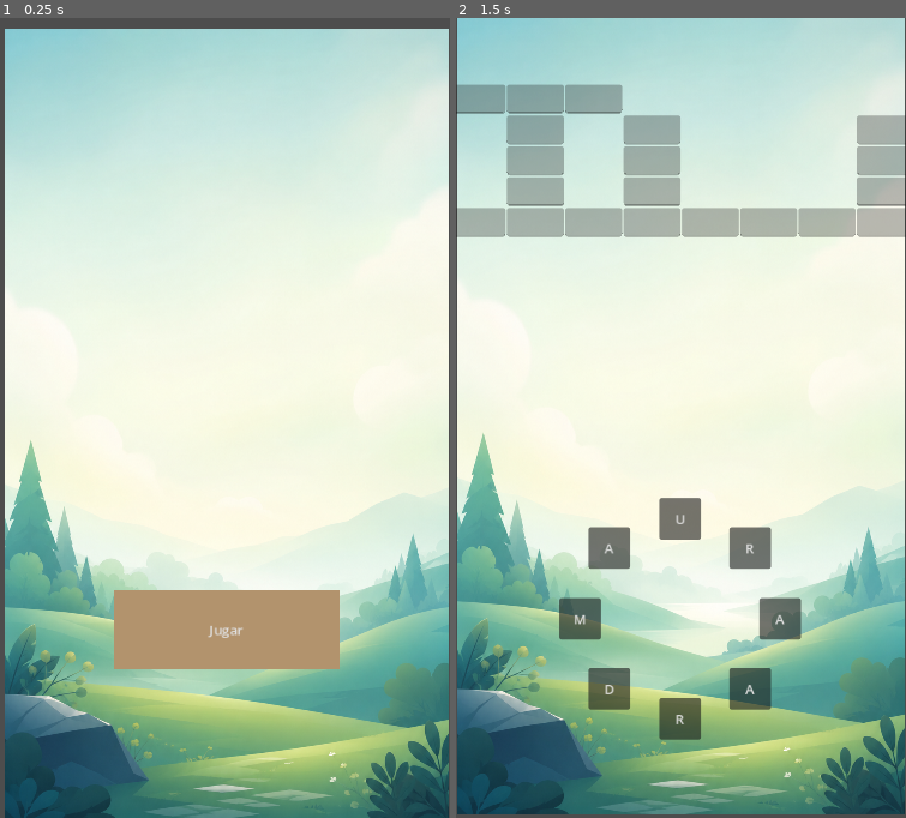
Above: before the commit, frames 1-2 (left to right).
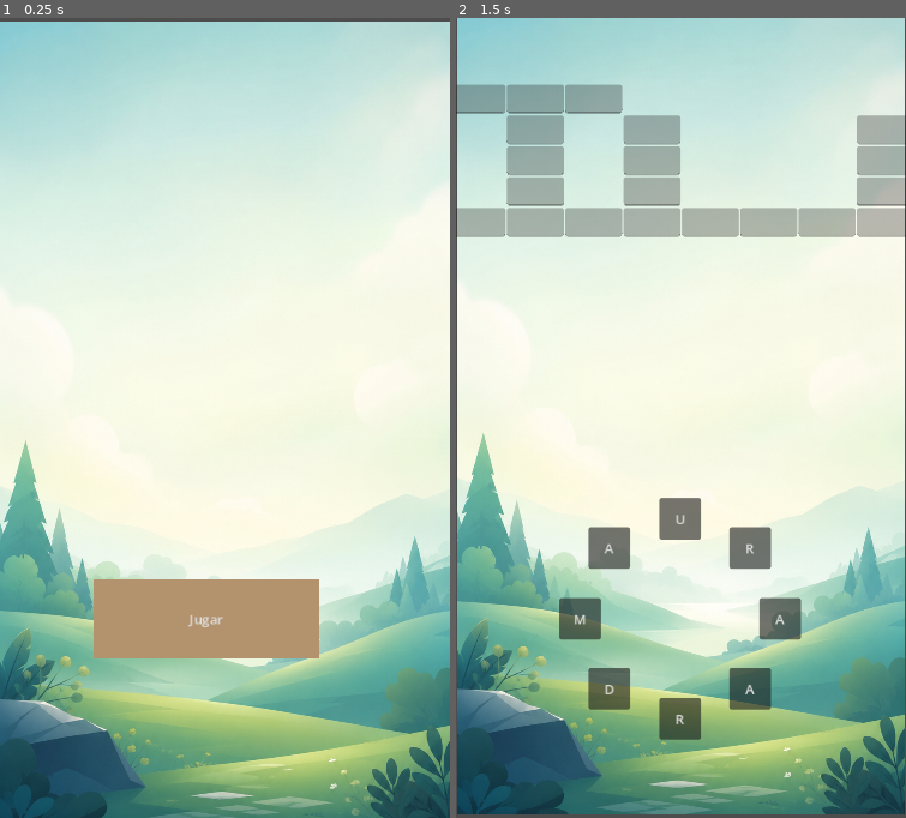
Above: after the commit, the same moments.

Repository: Racsok/crucigrama-godot
Game: Godot game, scene res://ecenas/main.tscn
Same seed, same stepped clock (60 frames per second), same inputs: the game is played once before the commit and once after it.
Inputs (mouse positions are in pixels of both pictures, inside the frame that each line leads up to):
- Up to frame 1 (0.25 s): no input
- Up to frame 2 (1.5 s): click "Jugar" at 0.5 s; tap Enter at 1.25 s; drag from (681, 618) to (726, 242) at 1.27 s

The runs differ from the first frame. In frame 1, 10% of the frame differs, in the area x 0-100%, y 0-100%; in frame 2, nothing differs.

Commit message:
Fix: Corregir adaptacion de tamaño de la pantalla 3.0

Diff:
--- a/ecenas/main.tscn
+++ b/ecenas/main.tscn
@@ -10,32 +10,29 @@
 [node name="Control_base" type="Control" unique_id=1938434882]
 layout_mode = 3
 anchors_preset = 0
-offset_left = 223.0
-offset_top = 184.0
-offset_right = 1163.0
-offset_bottom = 1855.0
+offset_left = -1.0
+offset_top = 4.0
+offset_right = 542.0
+offset_bottom = 969.0
 
 [node name="TextureRect_fondo" type="TextureRect" parent="." unique_id=1059947584]
 layout_mode = 1
 anchors_preset = 15
 anchor_right = 1.0
 anchor_bottom = 1.0
-offset_left = -217.0
-offset_top = -176.0
-offset_right = -624.0
-offset_bottom = -890.0
 grow_horizontal = 2
 grow_vertical = 2
 texture = ExtResource("1_x67dw")
 expand_mode = 1
 stretch_mode = 5
+metadata/_edit_use_anchors_ = true
 
 [node name="Button" type="Button" parent="." unique_id=589295280]
 layout_mode = 0
-offset_left = -86.0
-offset_top = 502.0
-offset_right = 184.0
-offset_bottom = 598.0
+offset_left = 114.0
+offset_top = 669.0
+offset_right = 384.0
+offset_bottom = 765.0
 theme_override_styles/normal = SubResource("StyleBoxFlat_4ie7b")
 text = "Jugar"
 script = ExtResource("2_4ie7b")
